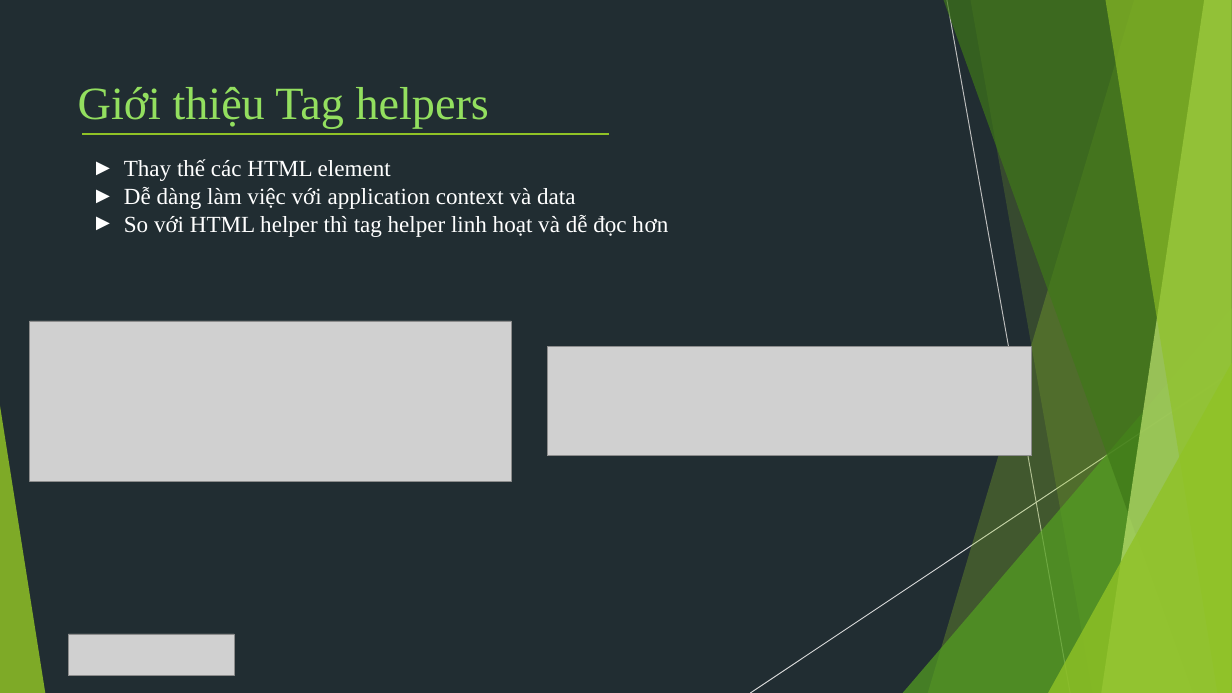
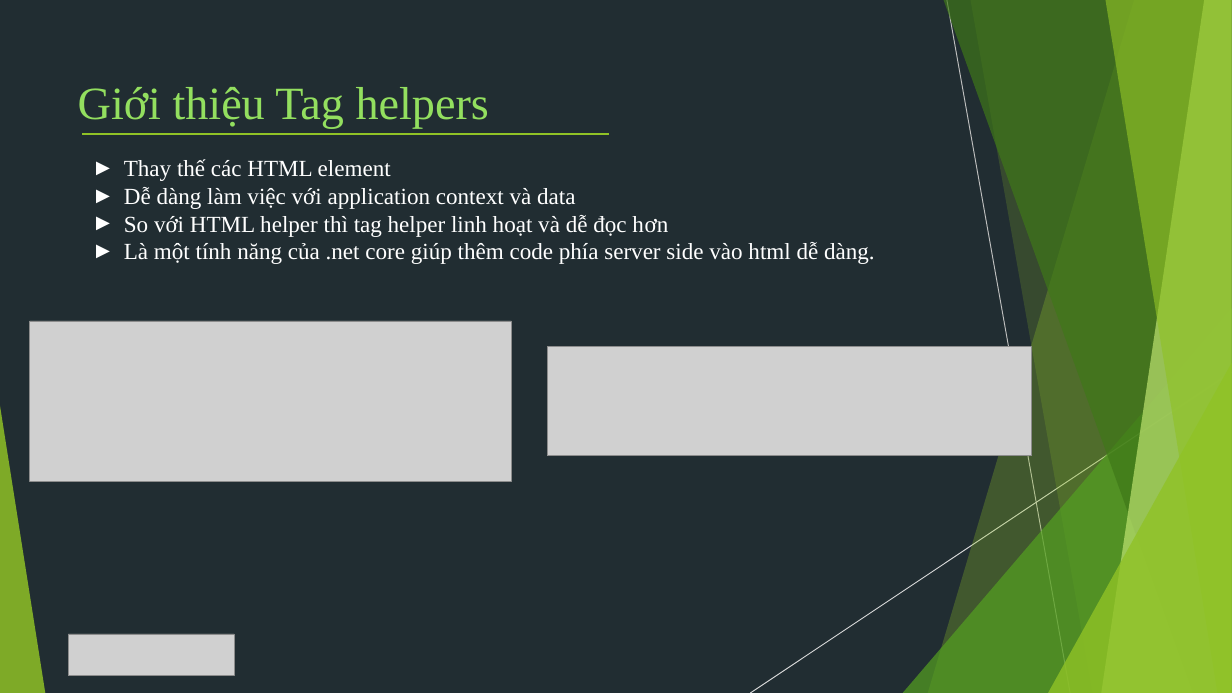
Before and after one commit to TechMarDay/RazorPage, a slide deck: slide 13 of Razor pages.pptx (slide 6 before the commit). Drawn at 1232x693 pixels with LibreOffice and Linux fonts; fonts in the diff are those of the drawing; grey boxes stand for pictures. Boxes give left, top, right and bottom in pixels: in the first picture for what was removed or moved away, otherwise in the second. Text is boxed around its words. In the diff, an @@ line names an element or a change of style, - is before the commit and + after.

```diff
--- a/Razor pages.pptx
+++ b/Razor pages.pptx
@@ text at [124,242,875,264]: paragraph added @@
+► Là một tính năng của .net core giúp thêm code phía server side vào html dễ dàng.
```
Also in this commit, not shown: 16 other slides changed, 4 slides added, 3 slides removed.
